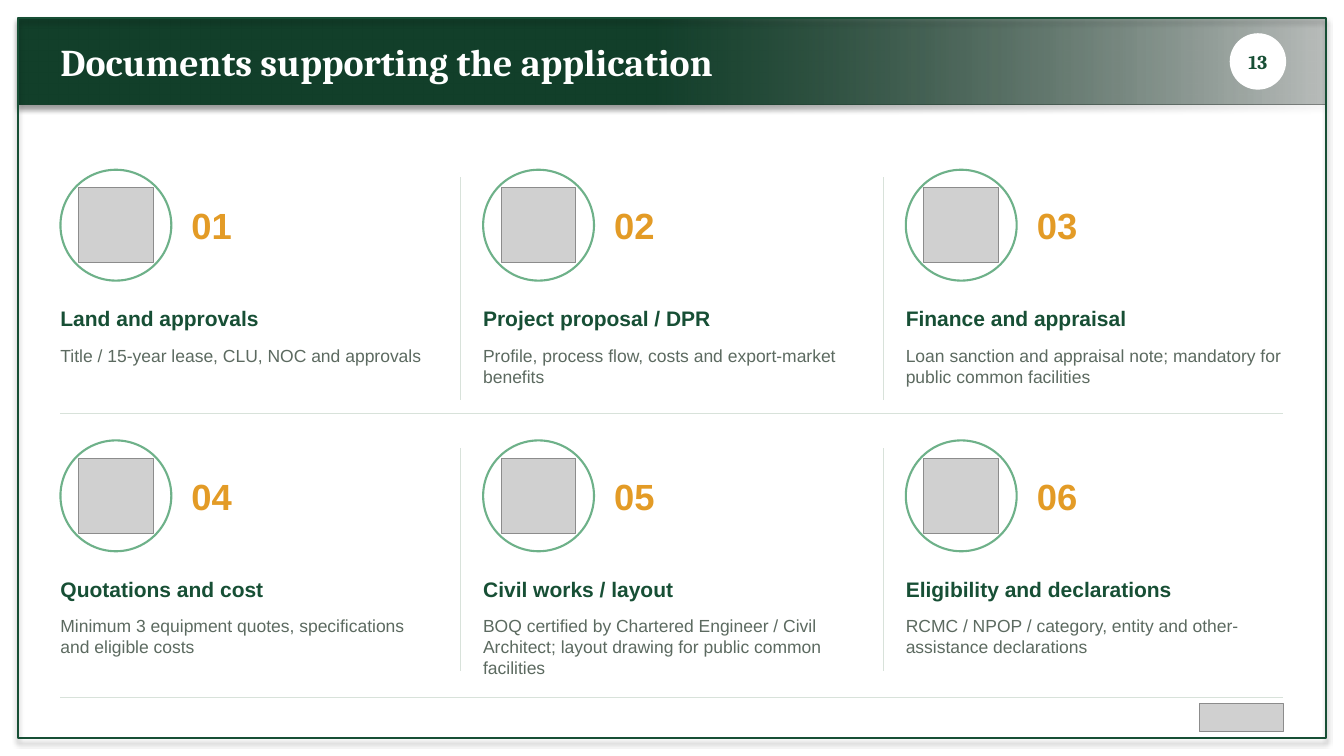
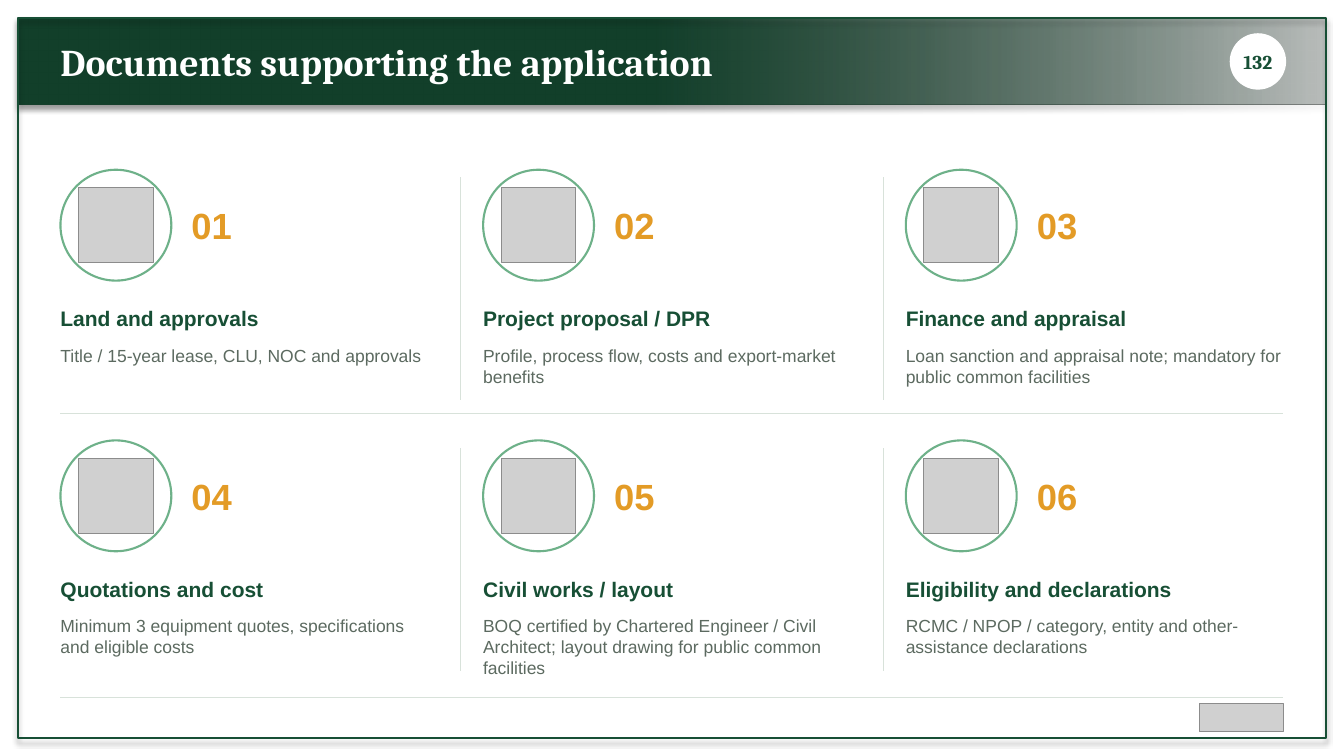
Before and after one commit to BantheFox012/FM, a slide deck: slide 13 of APEDA_BKNY.pptx. Drawn at 1344x756 pixels with LibreOffice and Linux fonts; fonts in the diff are those of the drawing; grey boxes stand for pictures. Boxes give left, top, right and bottom in pixels: in the first picture for what was removed or moved away, otherwise in the second. Text is boxed around its words. In the diff, an @@ line names an element or a change of style, - is before the commit and + after.

```diff
--- a/APEDA_BKNY.pptx
+++ b/APEDA_BKNY.pptx
@@ text at box(1243, 55, 1272, 69): text changed @@
-13
+132
```
Also in this commit, not shown: 12 other slides changed, 1 slide added, 1 slide removed.
